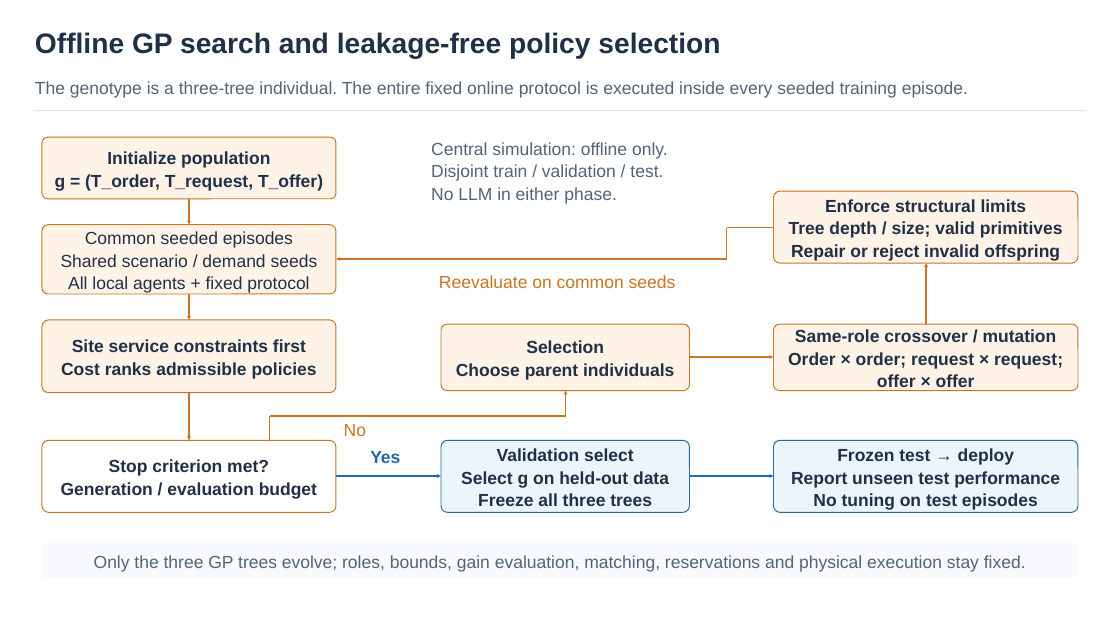
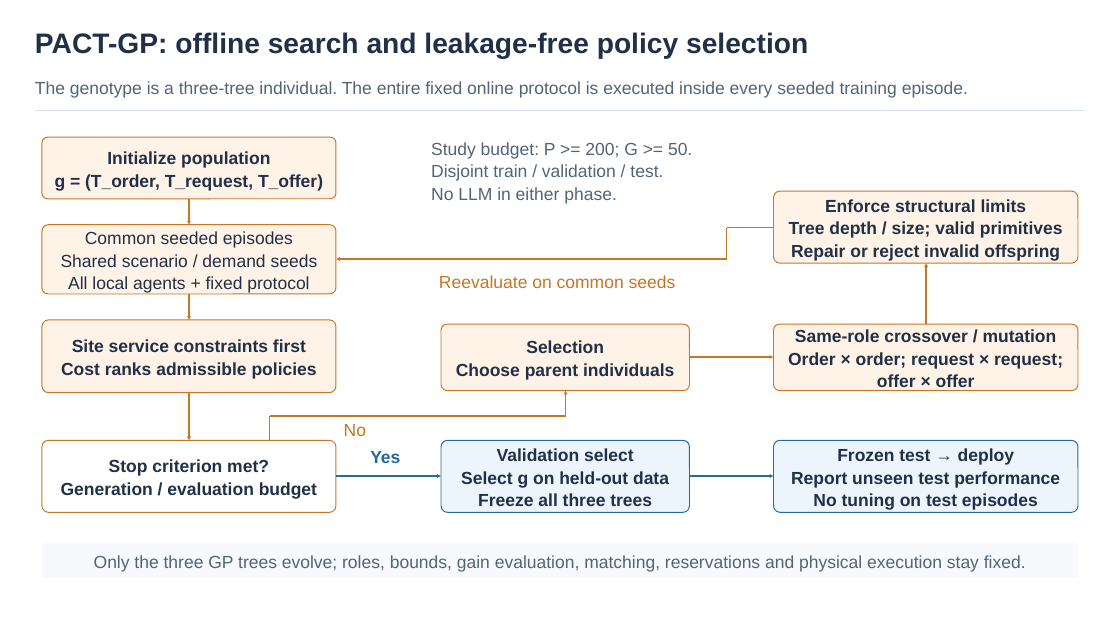
Before and after one commit to MengXu95/InventoryControl, a slide deck: slide 3 of Research/TASE_GP_Agent_Skills/figures/gp_agent_skills/gp_agent_skills_figures.pptx. Drawn at 1120x630 pixels with LibreOffice and Linux fonts; fonts in the diff are those of the drawing. Boxes give left, top, right and bottom in pixels: in the first picture for what was removed or moved away, otherwise in the second. Text is boxed around its words. In the diff, an @@ line names an element or a change of style, - is before the commit and + after.

```diff
--- a/Research/TASE_GP_Agent_Skills/figures/gp_agent_skills/gp_agent_skills_figures.pptx
+++ b/Research/TASE_GP_Agent_Skills/figures/gp_agent_skills/gp_agent_skills_figures.pptx
@@ text at [35, 32, 808, 58]: text changed @@
-Offline GP search and leakage-free policy selection
+PACT-GP: offline search and leakage-free policy selection
@@ text at [431, 142, 692, 159]: text changed @@
-Central simulation: offline only.
+Study budget: P >= 200; G >= 50.
```
Also in this commit, not shown: 1 other slide changed, 18 other files.
